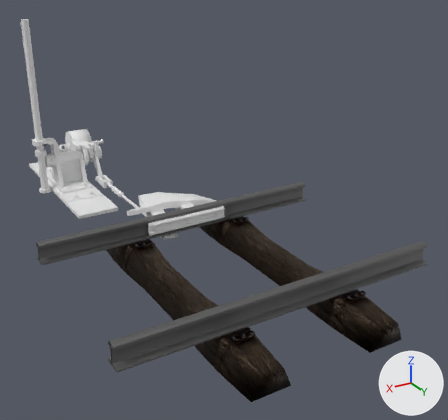
Before and after pictures for a commit that changed the Blender file KRAO/Assets/KRAO_3D_models_and_textures/Models/New_assets/Stopper/stopper.blend.
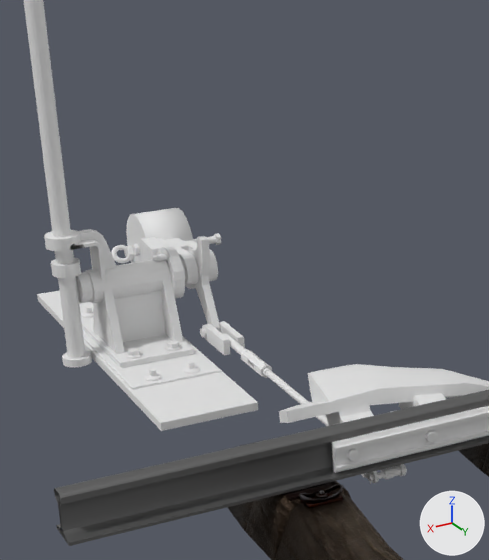
There are two pictures of each version: one whole from a 50 mm lens placed at (2.41, 4.71, 2.59), pointed at (-0.35, 0.12, 0.29), one close up on the part from 3% to 47% of the width and 11% to 65% of the height. Lighting does not change. The marker at lower right points along +X, +Y and +Z.
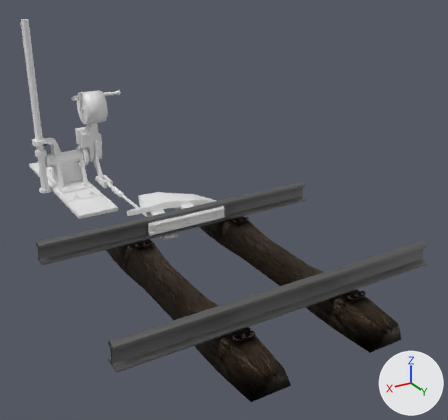
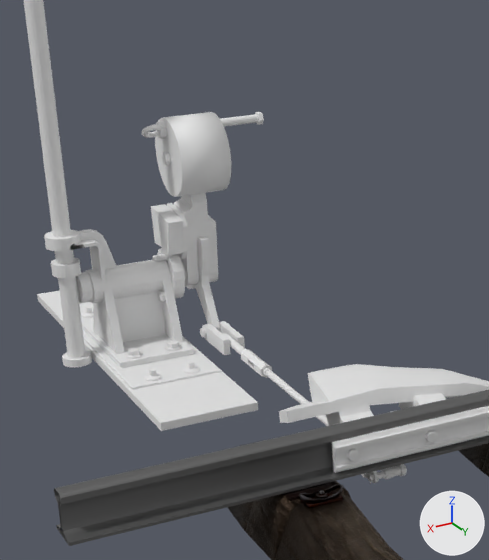
Where the change shows, as pixel boxes [x1, y1, x2, y2] in the close-ups (489 x 560 px):
'Cylinder.009', moved, turned: before [111, 208, 222, 285]; after [142, 112, 264, 287]

The change, as a diff of the scene's bpy script:
```diff
--- a/KRAO/Assets/KRAO_3D_models_and_textures/Models/New_assets/Stopper/stopper.blend.py
+++ b/KRAO/Assets/KRAO_3D_models_and_textures/Models/New_assets/Stopper/stopper.blend.py
@@ ob_cylinder_009 @@
 ob_cylinder_009 = bpy.data.objects.new('Cylinder.009', me_cylinder_010)
-ob_cylinder_009.location = (0.154, -1.974, 0.352)
-ob_cylinder_009.rotation_euler = (0.0675, 0.0, 0.0)  # degrees (3.9, 0, 0)
+ob_cylinder_009.location = (0.154, -1.973, 0.348)
+ob_cylinder_009.rotation_euler = (-1.673, 0.0, 0.0)  # degrees (-96, 0, 0)
 ob_cylinder_009.scale = (0.997, 1.0, 1.0)
```
